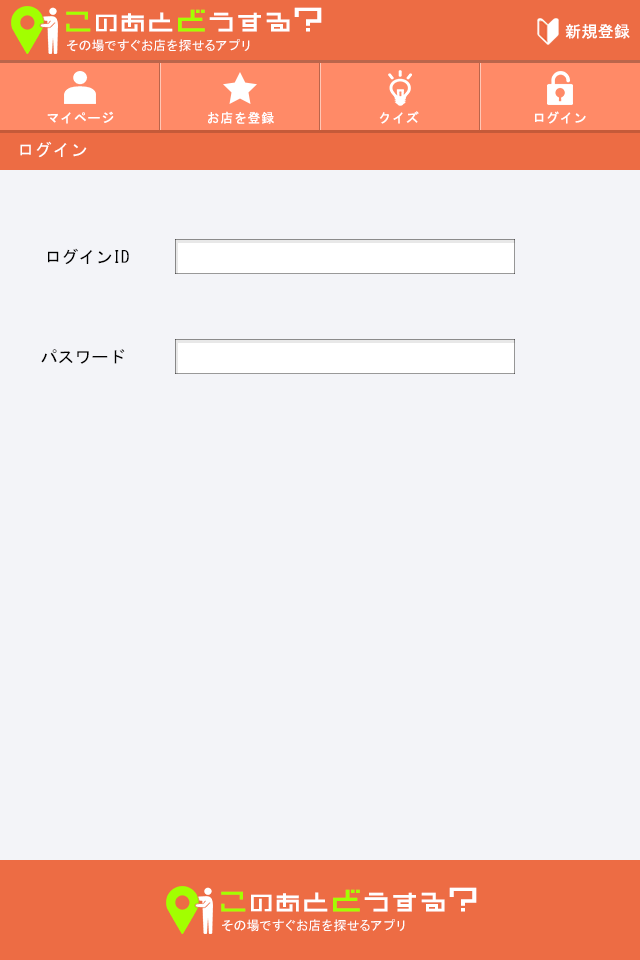
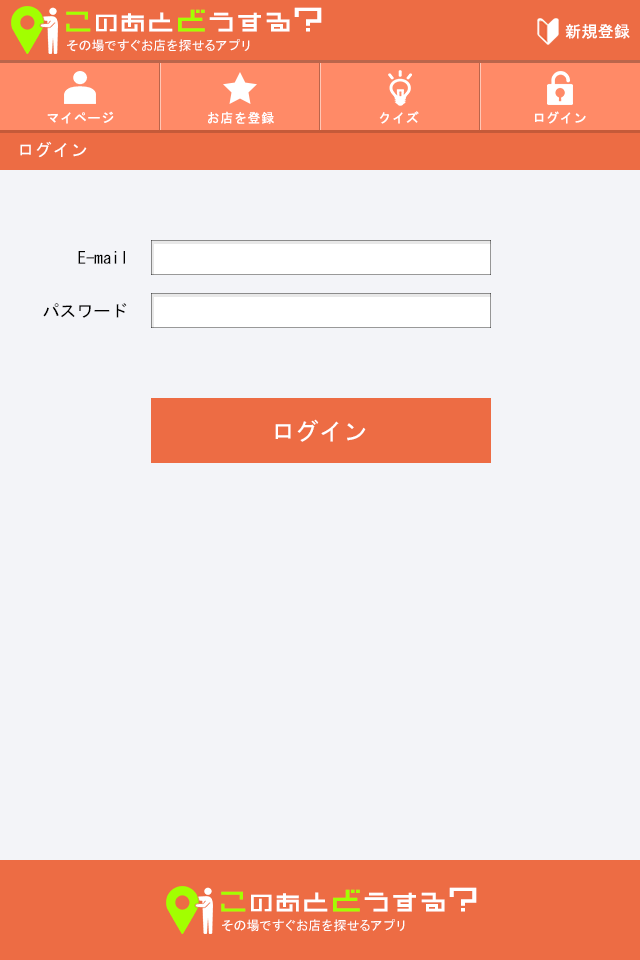
Layers edited between the first and the second 640 × 960 image:
added group "フォーム" (1st of 2) with 9 layers above "フォーム" over [43, 240, 491, 463]
added group "ログインID" (1st of 3, in "フォーム") with 2 layers in group "フォーム" over [78, 240, 491, 275]
added layer "長方形 2 のコピー" (1st of 2, in "フォーム" › "ログインID") in group "ログインID" over [151, 240, 491, 275]
added layer "E-mail" in group "ログインID" over [78, 251, 125, 264]
added group "パスワード" (1st of 4, in "フォーム") with 2 layers in group "フォーム" over [43, 293, 491, 328]
added layer "パスワード" (2nd of 4, in "フォーム" › "パスワード") in group "パスワード" over [43, 303, 127, 318]
added layer "長方形 2 のコピー 2" (1st of 2, in "フォーム" › "パスワード") in group "パスワード" over [151, 293, 491, 328]
added group "ボタン" with 2 layers in group "フォーム" over [151, 398, 491, 463]
added layer "ログイン" (4th of 4, in "フォーム" › "ボタン") in group "ボタン" over [275, 419, 366, 442]
added layer "長方形 3" in group "ボタン" over [151, 398, 491, 463]
hid group "フォーム" (2nd of 2) (6 layers) over [41, 239, 515, 374]
